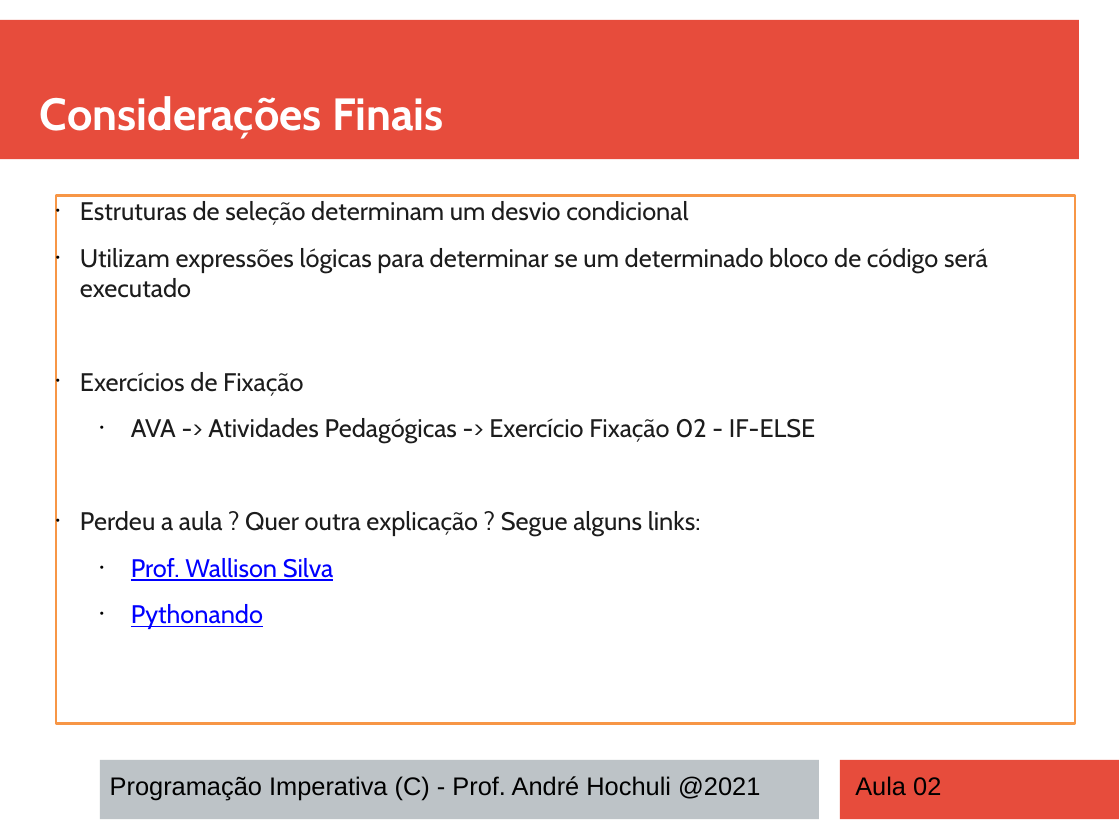
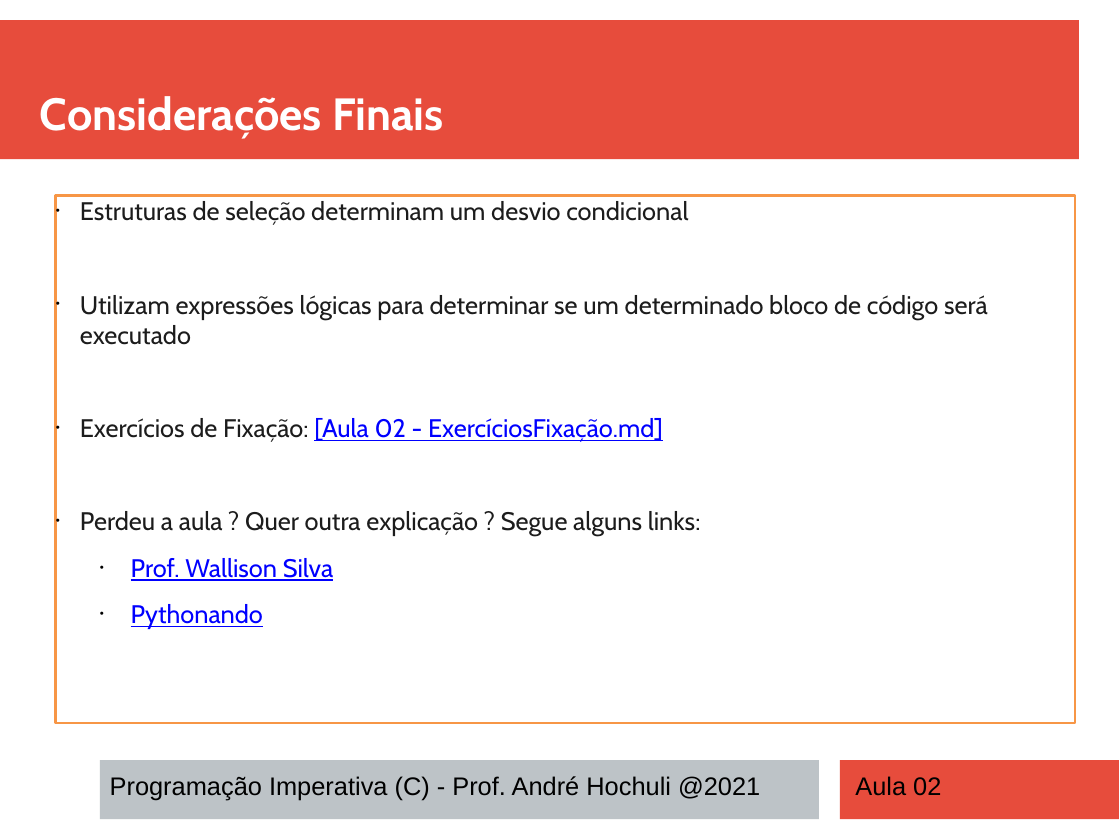
Before and after one commit to andrehochuli/teaching, a slide deck: slide 16 of RaciocinioAlgoritmico/Aula 02 - Estruturas de Seleção (IF)/Aula 02 - Estruturas de Seleção (IF).pptx. Drawn at 1120x840 pixels with LibreOffice and Linux fonts; fonts in the diff are those of the drawing. Boxes give left, top, right and bottom in pixels: in the first picture for what was removed or moved away, otherwise in the second. Text is boxed around its words. In the diff, an @@ line names an element or a change of style, - is before the commit and + after.

Commit message:
Atualizando aula 03

```diff
--- a/RaciocinioAlgoritmico/Aula 02 - Estruturas de Seleção (IF)/Aula 02 - Estruturas de Seleção (IF).pptx
+++ b/RaciocinioAlgoritmico/Aula 02 - Estruturas de Seleção (IF)/Aula 02 - Estruturas de Seleção (IF).pptx
@@ text in rectangle at [80, 418, 663, 442]: text changed; text colour #1C1C1C to #0000FF @@
-• Exercícios de Fixação
-  • AVA -> Atividades Pedagógicas -> Exercício Fixação 02 - IF-ELSE
+• Exercícios de Fixação: [Aula 02 - ExercíciosFixação.md]
```
Also in this commit, not shown: 4 other slides changed, 1 other file.
